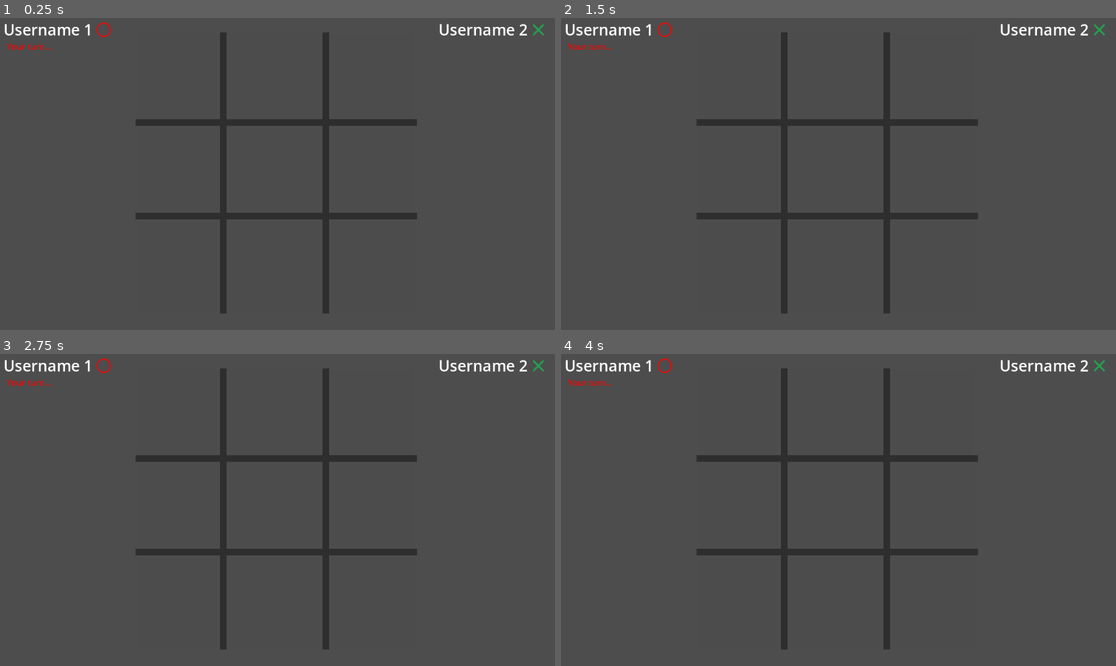
Above: before the commit, frames 1-4 (two rows, left to right).
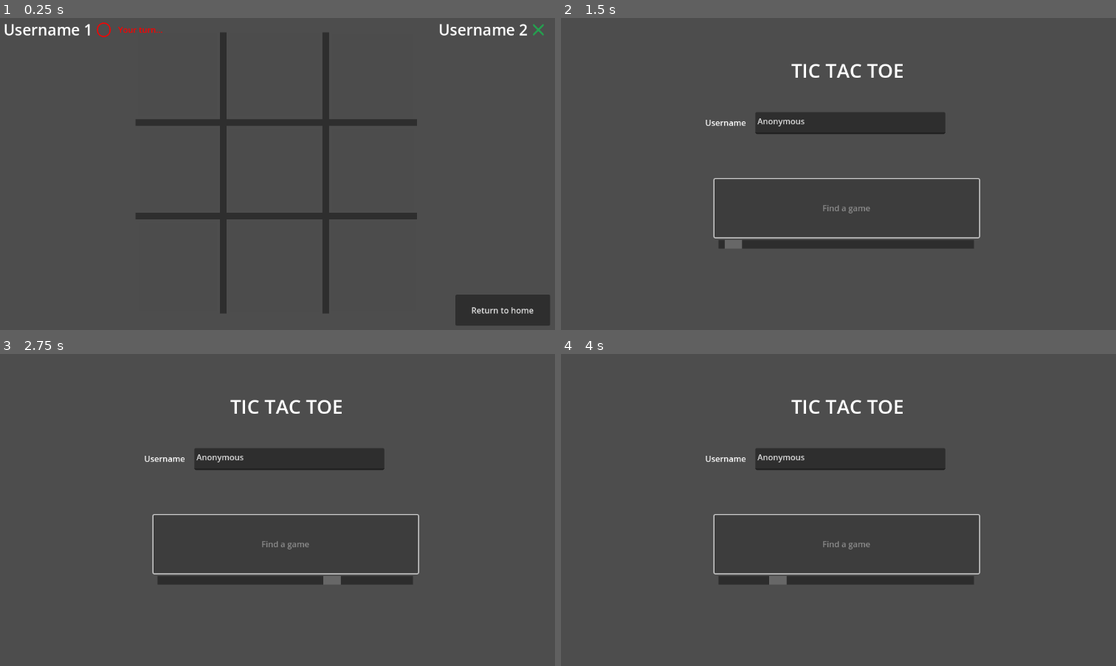
Above: after the commit, the same moments.

Repository: iisaacsr/tic_tac_toe
Game: Godot game, scene res://scenes/tictactoe.tscn
Two runs of this game, one before a commit and one after it. Both use one fixed random seed, a clock stepped at 60 frames per second and the inputs below. This scene is started directly instead of the project's main scene.
Inputs (mouse positions are in pixels of both pictures, inside the frame that each line leads up to; where the layout moved, square brackets give the same spot in the first picture):
- Up to frame 1 (0.25 s): no input
- Up to frame 2 (1.5 s): click (1066, 311) at 0.5 s, where only the run after the commit has a clickable "Return to home"; click (844, 208) [738, 74] at 1.25 s
- Up to frame 3 (2.75 s): click (277, 410) at 2.02 s
- Up to frame 4 (4 s): click (932, 413) at 2.77 s; click (738, 506) at 3.52 s

The runs differ from the first frame. In frame 1, 1.8% of the frame differs, in the area x 1-100%, y 2-99%; in frame 2, 6.1%; in frame 3, 6.1%; in frame 4, 6.1%, in the area x 0-99%, y 1-95%.

Commit message:
bugfix
removed a line that disabled a button on username text change (lol), changed a bit of the layout as well

Diff:
--- a/client/scenes/tictactoe.tscn
+++ b/client/scenes/tictactoe.tscn
@@ -257,27 +257,18 @@
 autowrap_mode = 3
 
 [node name="u0turn" type="Label" parent="."]
-offset_left = 57.0
-offset_top = 73.0
-offset_right = 148.0
-offset_bottom = 96.0
+offset_left = 274.0
+offset_top = 40.0
+offset_right = 365.0
+offset_bottom = 63.0
 label_settings = SubResource("LabelSettings_ipywt")
 
-[node name="u0draw" type="Label" parent="."]
-visible = false
-offset_left = 55.0
-offset_top = 75.0
-offset_right = 229.0
-offset_bottom = 98.0
-text = "Game has been drawn"
-label_settings = SubResource("LabelSettings_06iud")
-
 [node name="u0won" type="Label" parent="."]
 visible = false
-offset_left = 55.0
-offset_top = 75.0
-offset_right = 95.0
-offset_bottom = 98.0
+offset_left = 198.0
+offset_top = 8.0
+offset_right = 273.0
+offset_bottom = 31.0
 text = "Has won !"
 label_settings = SubResource("LabelSettings_06iud")
 
@@ -296,27 +287,18 @@
 autowrap_mode = 3
 
 [node name="u1turn" type="Label" parent="."]
-offset_left = 907.0
-offset_top = 73.0
-offset_right = 998.0
-offset_bottom = 96.0
+offset_left = 798.0
+offset_top = 32.0
+offset_right = 889.0
+offset_bottom = 55.0
 label_settings = SubResource("LabelSettings_hpkrt")
 
-[node name="u1draw" type="Label" parent="."]
-visible = false
-offset_left = 907.0
-offset_top = 73.0
-offset_right = 998.0
-offset_bottom = 96.0
-text = "Game has been drawn"
-label_settings = SubResource("LabelSettings_wd30t")
-
 [node name="u1won" type="Label" parent="."]
 visible = false
-offset_left = 907.0
-offset_top = 75.0
-offset_right = 982.0
-offset_bottom = 98.0
+offset_left = 1056.0
+offset_top = 8.0
+offset_right = 1131.0
+offset_bottom = 31.0
 text = "Has won !"
 label_settings = SubResource("LabelSettings_06iud")
 
@@ -355,8 +337,16 @@
 rotation = 1.5708
 color = Color(0.180005, 0.180005, 0.180005, 1)
 
+[node name="draw" type="Label" parent="."]
+visible = false
+offset_left = 940.0
+offset_top = 538.0
+offset_right = 1114.0
+offset_bottom = 561.0
+text = "Game has been drawn"
+label_settings = SubResource("LabelSettings_wd30t")
+
 [node name="homebutton" type="Button" parent="."]
-visible = false
 offset_left = 933.0
 offset_top = 570.0
 offset_right = 1118.0
--- a/client/scripts/main.gd
+++ b/client/scripts/main.gd
@@ -56,7 +56,6 @@
 	else:
 		special_chars_label.visible = false
 		special_chars_underline_rect.visible = false
-		matchmaking_button.disabled = false
 
 func _process(delta):
 	if Connection.is_connected_to_server():
--- a/client/scripts/tictactoe.gd
+++ b/client/scripts/tictactoe.gd
@@ -139,7 +139,6 @@
 		row_i += 1
 
 func _disable_board():
-	_disconnect_from_host()
 	_toggle_tictactoe_buttons(true)
 	user0turn.visible = false
 	user1turn.visible = false
@@ -147,8 +146,7 @@
 
 func _handle_draw():
 	_disable_board()
-	get_node("u0draw").visible = true
-	get_node("u1draw").visible = true
+	get_node("draw").visible = true
 
 func _handle_win(winning_player_id : int,  winning_player_username : String):
 	_disable_board()
@@ -160,4 +158,5 @@
 	Connection.stream.put_data(("move/" + str(coords) + "/" + str(game_id) + "/" + str(own_player_id)).to_ascii_buffer())
 
 func _on_home_button_pressed() -> void:
+	_disconnect_from_host()
 	get_tree().change_scene_to_file("res://scenes/main.tscn")
